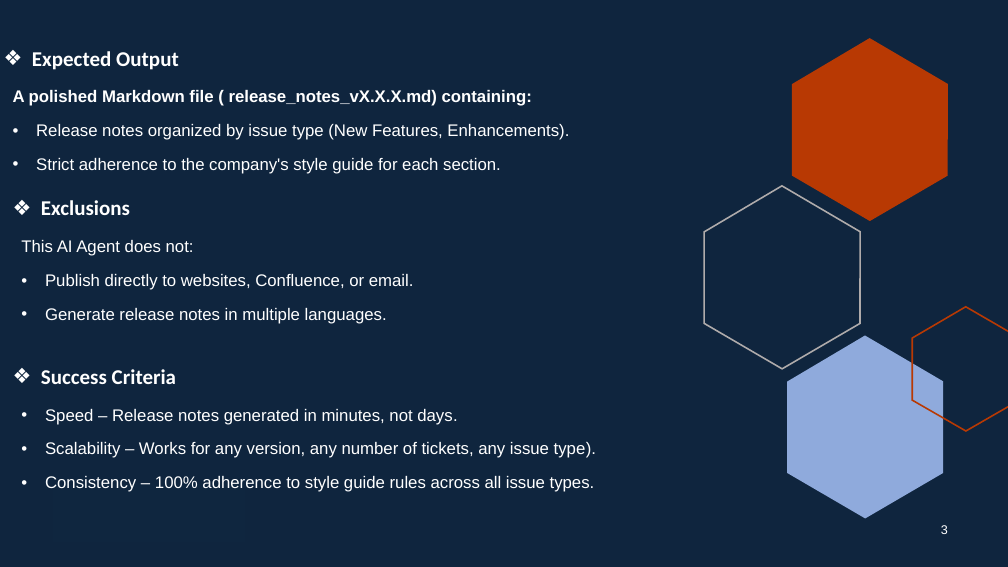
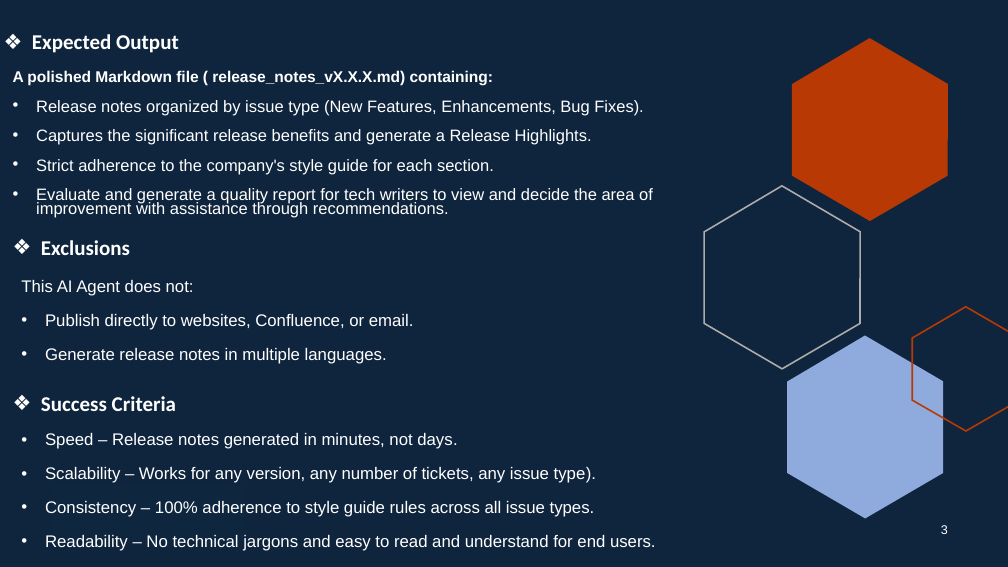
Before and after one commit to RCG1412/ai-release-notes-demo, a slide deck: slide 3 of Demo/AI-Mastery Training Capstone Project Demo.pptx. Drawn at 1008x567 pixels with LibreOffice and Linux fonts; fonts in the diff are those of the drawing. Boxes give left, top, right and bottom in pixels: in the first picture for what was removed or moved away, otherwise in the second. Text is boxed around its words. In the diff, an @@ line names an element or a change of style, - is before the commit and + after.

```diff
--- a/Demo/AI-Mastery Training Capstone Project Demo.pptx
+++ b/Demo/AI-Mastery Training Capstone Project Demo.pptx
@@ title "Expected Output": place and size @@
-title "Expected Output" at (32, 51, 179, 70)
+title "Expected Output" at (32, 34, 179, 53)
@@ text "A polished Markdown file ( ...": place and size @@
-text "A polished Markdown file ( ..." at (13, 90, 569, 174)
+text "A polished Markdown file ( ..." at (13, 70, 653, 218)
@@ text at (13, 70, 494, 174): size 16 to 14.8 pt in "A polished Markdown file ( release_notes_vX.X.X.md) containi ..."; size 16 to 15.7 pt in "Strict adherence to the company's style guide ..."; line spacing 0.9 to 0.7 @@
@@ text at (36, 100, 643, 145): text changed; size 16 to 15.7 pt @@
-• Release notes organized by issue type (New Features, Enhancements).
+• Release notes organized by issue type (New Features, Enhancements, Bug Fixes).
+• Captures the significant release benefits and generate a Release Highlights.
@@ text "Exclusions": place and size @@
-text "Exclusions" at (41, 200, 130, 215)
+text "Exclusions" at (41, 240, 130, 255)
@@ text at (36, 188, 653, 218): paragraph added @@
+• Evaluate and generate a quality report for tech writers to view and decide the area of improvement with assistance through recommendations.
@@ text "This AI Agent does not:": place and size @@
-text "This AI Agent does not:" at (21, 240, 414, 324)
+text "This AI Agent does not:" at (21, 280, 414, 364)
@@ text "Success Criteria": place and size @@
-text "Success Criteria" at (41, 369, 176, 384)
+text "Success Criteria" at (41, 396, 176, 411)
@@ text "Speed – Release notes generated ...": place and size @@
-text "Speed – Release notes generated ..." at (45, 409, 596, 492)
+text "Speed – Release notes generated ..." at (45, 433, 656, 551)
@@ text at (45, 535, 656, 551): paragraph added @@
+• Readability – No technical jargons and easy to read and understand for end users.
```
Also in this commit, not shown: 3 other slides changed, 5 other files.
